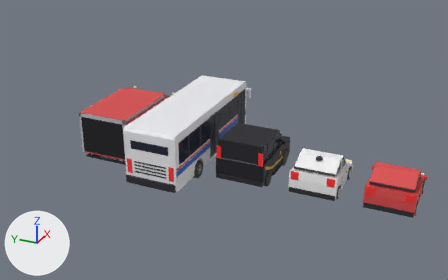
Renders of the Blender file art/cars.blend from each side of a commit.
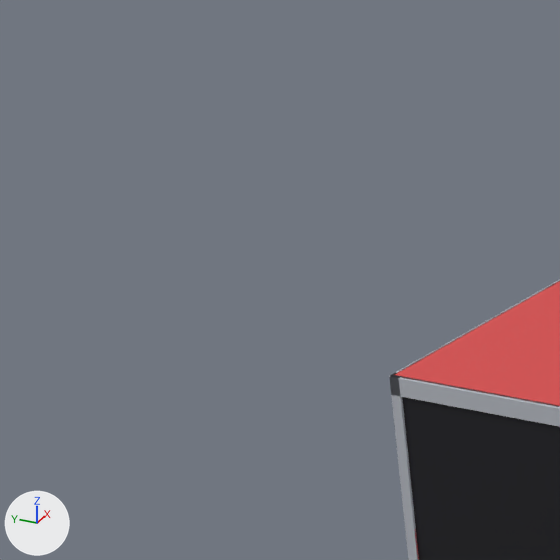
Old and new are each drawn whole from a 50 mm camera at (-18.67, -2.22, 10.32) aimed at (0.2, 6.27, 0.89) and again close up on the part from 0% to 25% of the width and 13% to 54% of the height. Lighting does not change. The marker at lower left points along +X, +Y and +Z. The first two pictures are the older version.

Names of what the first close-up shows: 'BoxTruck'.
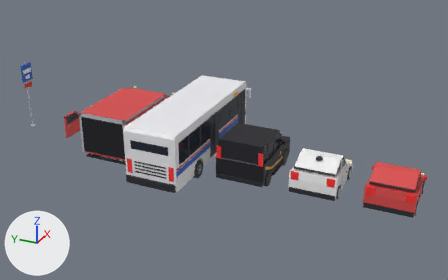
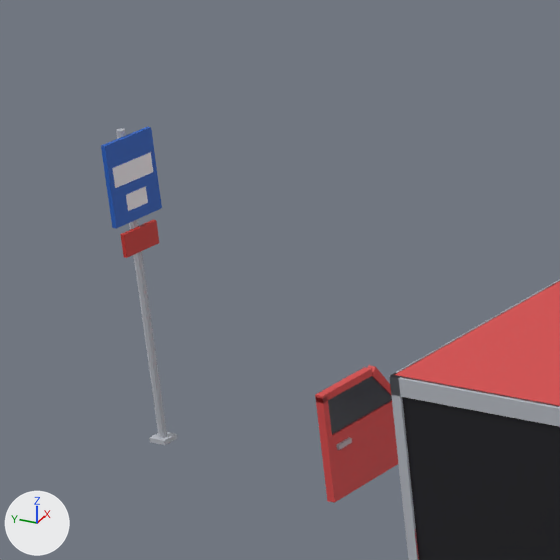
Commit message: Bus stops and car doors as Blender models

What differs and where, as boxes [x1, y1, x2, y2] in the close-ups (560 x 560 px):
'CarDoor', added
    after: [315, 365, 398, 503]
    faces in mat_paint (red #d94a4a): [315, 365, 398, 503]
    faces in mat_glass (dark blue #1c2333): [328, 376, 392, 435]
'BusStop', added
    after: [101, 127, 177, 445]
    faces in mat_ctablue (blue #1f5fbf): [101, 127, 162, 229]
    faces in mat_frame (light grey #b8bcc4): [116, 128, 177, 445]
    faces in mat_buswhite (white #eeeef2): [112, 152, 153, 211]
    faces in mat_ctared (red #c8312b): [120, 220, 159, 258]

The change, as a diff of the scene's bpy script:
```diff
--- a/art/cars.blend.py
+++ b/art/cars.blend.py
@@ me_busstop @@
+me_busstop.from_pydata(...)  # a box spanning x -0.08..0.08, y -0.08..0.08, z 0.0..0.04, material slot 0; an 8-sided cylinder along z spanning x -0.04..0.04, y -0.04..0.04, z 0.0..2.75, material slot 0; a box spanning x -0.28..0.28, y -0.07..-0.03, z 2.0..2.7, material slot 1; a box spanning x -0.23..0.23, y -0.08..-0.02, z 2.33..2.5, material slot 2; a box spanning x -0.12..0.12, y -0.08..-0.02, z 2.1..2.24, material slot 2; a box spanning x -0.2..0.2, y -0.06..-0.03, z 1.72..1.92, material slot 3
+me_busstop.materials.append(mat_frame)  # light grey #b8bcc4
+me_busstop.materials.append(mat_ctablue)  # blue #1f5fbf
+me_busstop.materials.append(mat_buswhite)  # white #eeeef2
+me_busstop.materials.append(mat_ctared)  # red #c8312b
@@ me_cardoor @@
+me_cardoor.from_pydata(...)  # 72 vertices, 54 faces; spans x -0.95..0.1, y -0.155..0.135, z 0.28..1.19
+# faces by material slot: [24, 6, 18, 6]
+me_cardoor.materials.append(mat_paint)  # red #d94a4a
+me_cardoor.materials.append(mat_glass)  # dark blue #1c2333
+me_cardoor.materials.append(mat_trim)  # dark grey #2a2a30
+me_cardoor.materials.append(mat_rim)  # light grey #b9bdc4
@@ ob_busstop @@
+ob_busstop = bpy.data.objects.new('BusStop', me_busstop)
+ob_busstop.location = (0.0, 15.0, 0.0)
@@ ob_cardoor @@
+ob_cardoor = bpy.data.objects.new('CarDoor', me_cardoor)
+ob_cardoor.location = (0.0, 12.5, 0.0)
```
